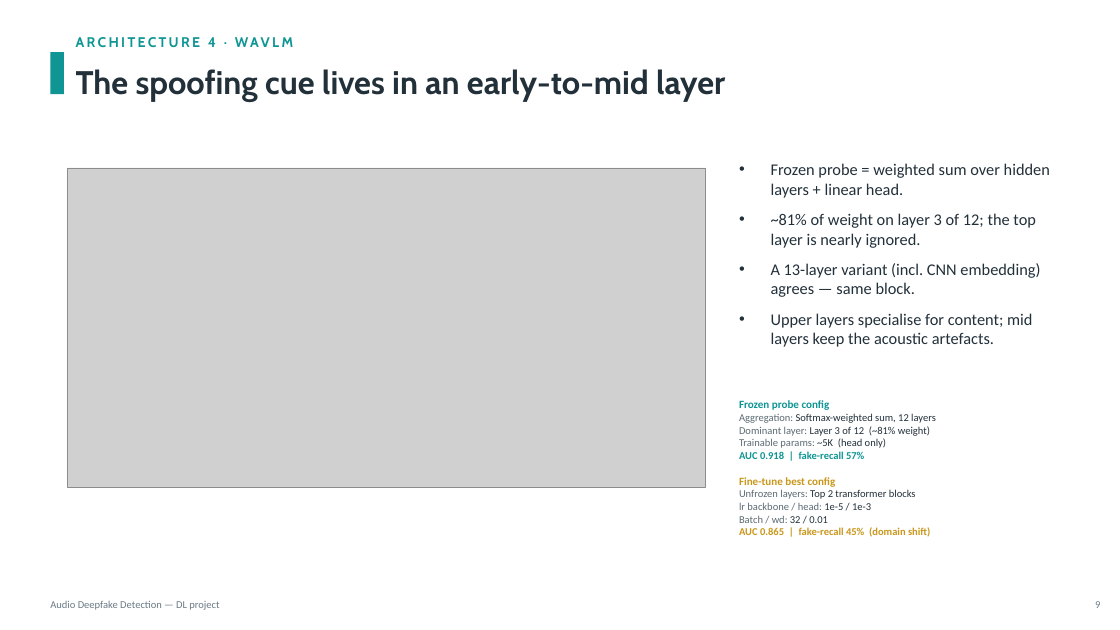
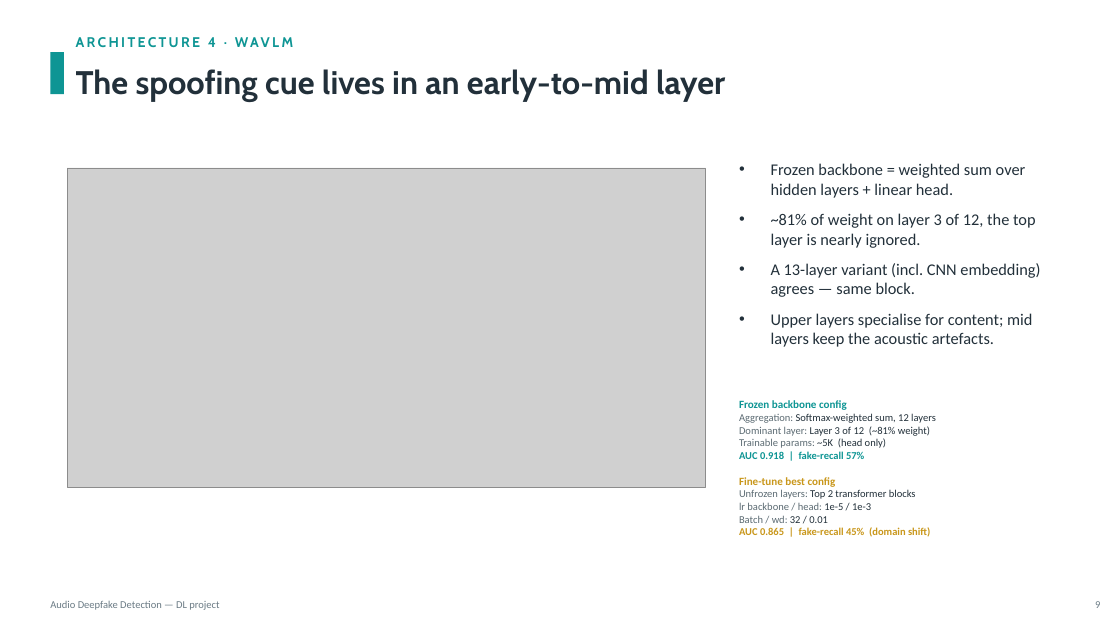
Before and after one commit to KonstaninosKaimakis/audio-deepfake-detection-DL, a slide deck: slide 9 of presentation.pptx. Drawn at 1120x630 pixels with LibreOffice and Linux fonts; fonts in the diff are those of the drawing; grey boxes stand for pictures. Boxes give left, top, right and bottom in pixels: in the first picture for what was removed or moved away, otherwise in the second. Text is boxed around its words. In the diff, an @@ line names an element or a change of style, - is before the commit and + after.

```diff
--- a/presentation.pptx
+++ b/presentation.pptx
@@ text at (x1=771, y1=163, x2=1036, y2=248): text changed @@
-• Frozen probe = weighted sum over hidden layers + linear head.
-• ~81% of weight on layer 3 of 12; the top layer is nearly ignored.
+• Frozen backbone = weighted sum over hidden layers + linear head.
+• ~81% of weight on layer 3 of 12, the top layer is nearly ignored.
@@ text at (x1=739, y1=400, x2=847, y2=410): text changed @@
-Frozen probe config
+Frozen backbone config
```
Also in this commit, not shown: 9 other slides changed.
